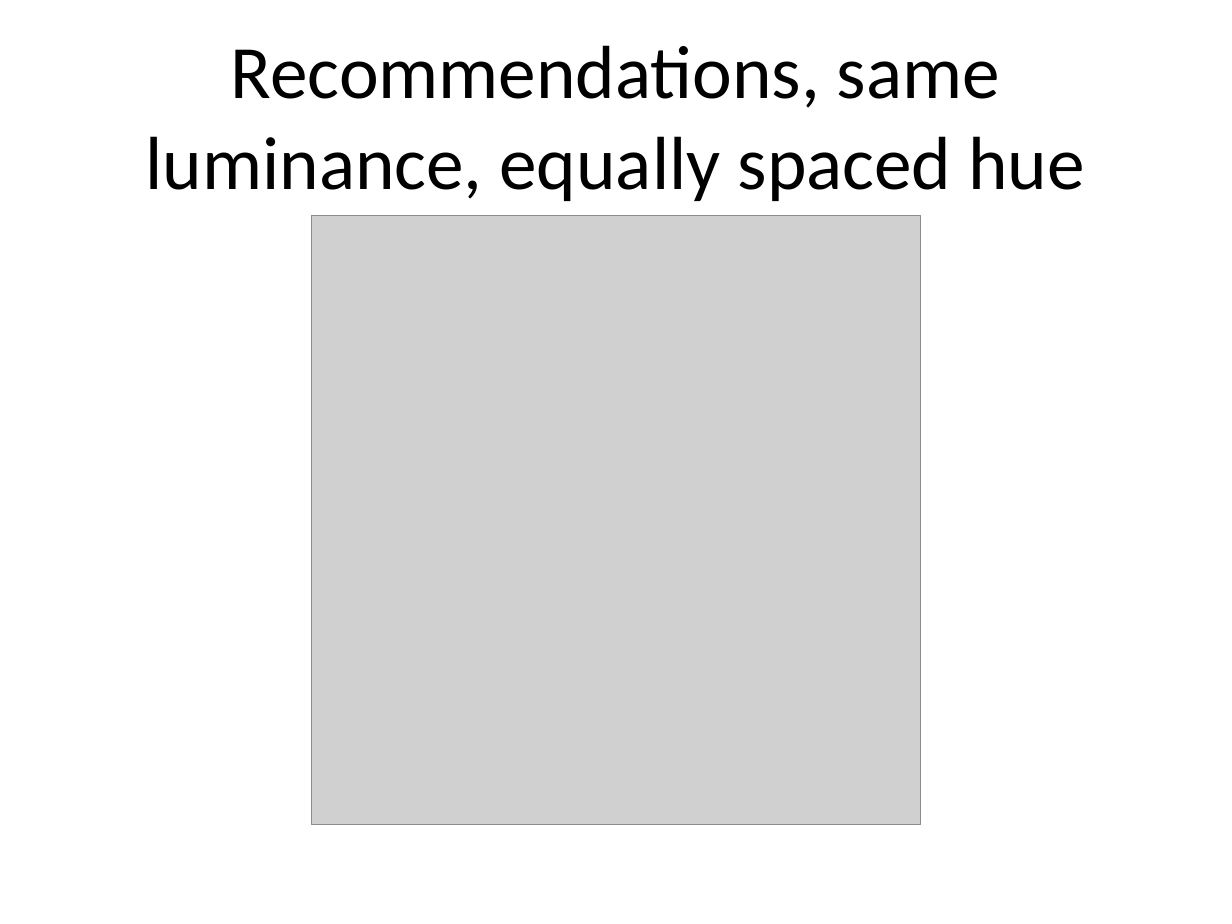
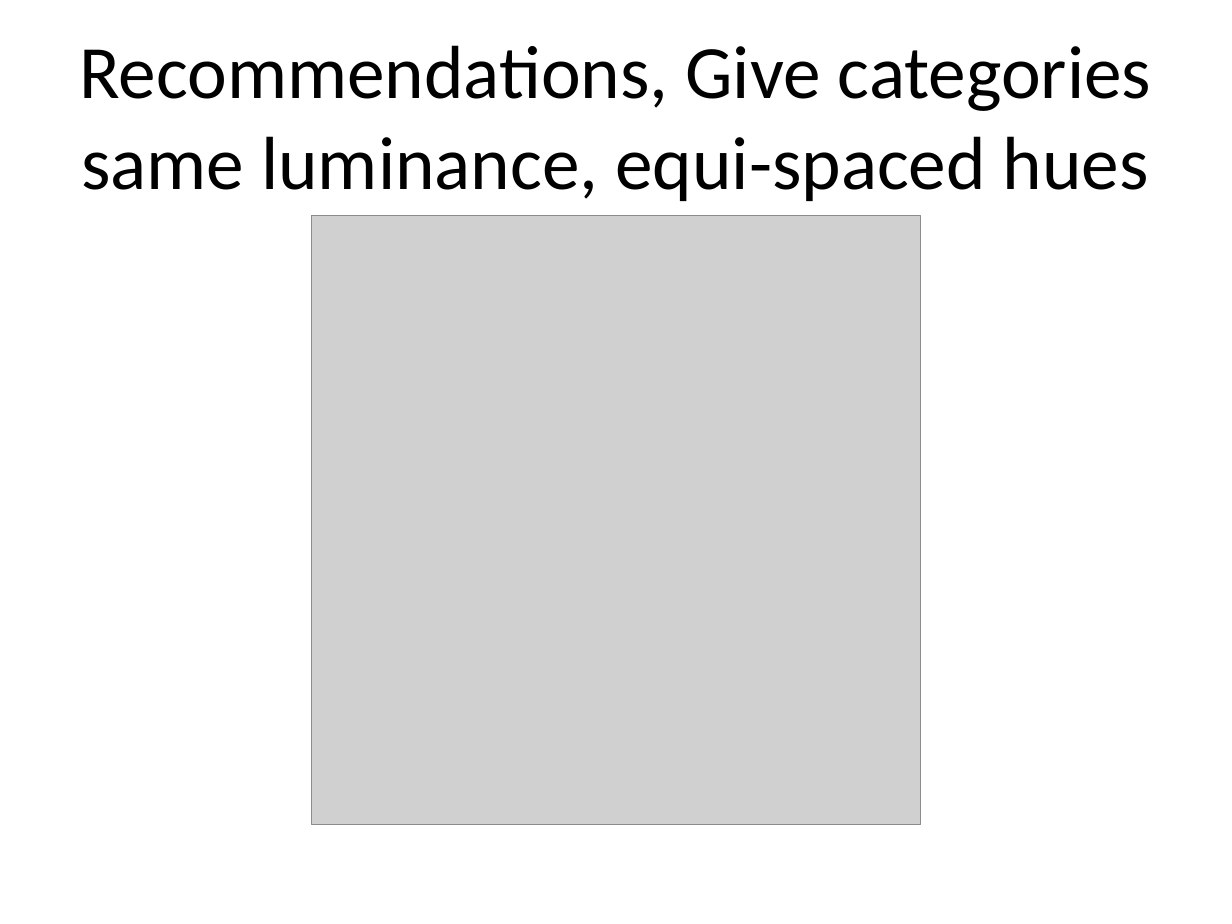
Before and after one commit to pmean/data-visualization, a slide deck: slide 22 of data-viz-02/component/recommendations-colors.pptx (slide 21 before the commit). Drawn at 1232x924 pixels with LibreOffice and Linux fonts; fonts in the diff are those of the drawing; grey boxes stand for pictures. Boxes give left, top, right and bottom in pixels: in the first picture for what was removed or moved away, otherwise in the second. Text is boxed around its words. In the diff, an @@ line names an element or a change of style, - is before the commit and + after.

Commit message:
Finalized color recommendations in data-viz-02

```diff
--- a/data-viz-02/component/recommendations-colors.pptx
+++ b/data-viz-02/component/recommendations-colors.pptx
@@ title at (79,45,1151,201): text changed @@
-Recommendations, same luminance, equally spaced hue
+Recommendations, Give categories same luminance, equi-spaced hues
```
Also in this commit, not shown: 2 other slides changed, 5 slides added, 3 slides removed, 1 other file.
